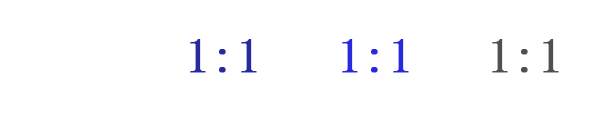
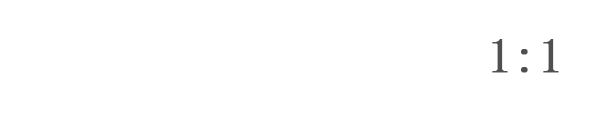
Layers edited between the first and the second 600x120 image:
"1:1 按下": opacity 100% → 60%, painted on it over [342, 39, 409, 73]
"1:1 高亮": opacity 100% → 80%, painted on it over [190, 39, 257, 73]
